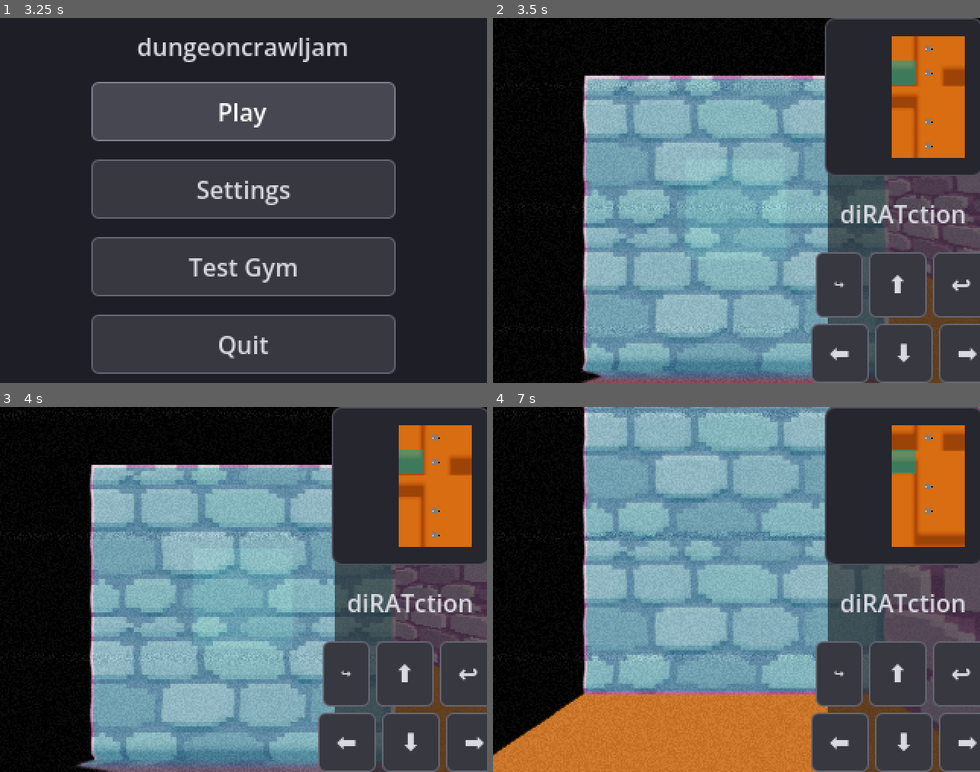
Above: before the commit, frames 1-4 (two rows, left to right).
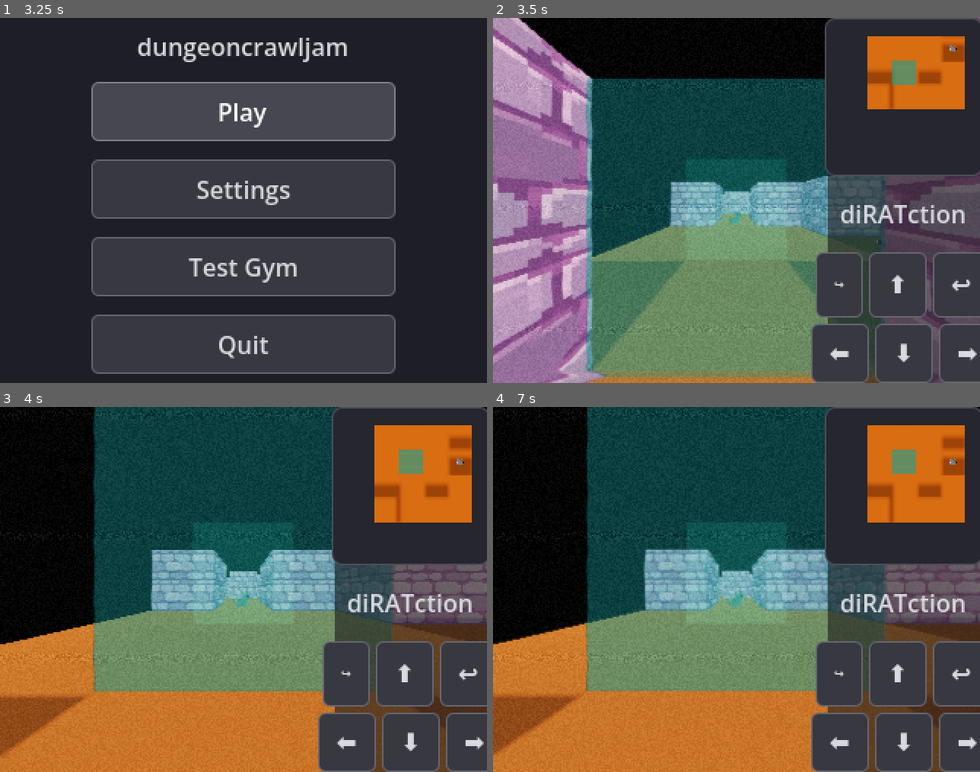
Above: after the commit, the same moments.

Repository: jah2488/dungeoncrawljam2026
Game: Godot game, scene res://scenes/boot_splash.tscn
The game is run twice, just before and just after one commit, with the same random seed, the same clock (stepped at 60 frames per second) and the same inputs.
Inputs (mouse positions are in pixels of both pictures, inside the frame that each line leads up to):
- Up to frame 1 (3.25 s): tap Enter (ui_accept) at 0.5, 0.77, 1.25, 1.52 s; move the mouse to (350, 182) at 0.52 s; hold D (move_right) 0.53-1.28 s; tap Space (interact) at 0.6, 1.35, 2.1 s; click (350, 182) at 0.67 s; move the mouse to (146, 218) at 1.27 s; hold S (move_back) 1.28-2.03 s; move the mouse to (292, 120) at 2.02 s; hold D (move_right) 2.03-2.75 s; click "Play" at 2.75 s
- Up to frame 2 (3.5 s): no input
- Up to frame 3 (4 s): move the mouse to (219, 662) at 3.52 s; hold W (move_forward) from 3.53 s (still down); tap Space (interact) at 3.6 s; click (219, 662) at 3.67 s; tap Enter (ui_accept) at 3.77 s
- Up to frame 4 (7 s): move the mouse to (882, 644) at 4.27 s; release W (move_forward) at 4.28 s; hold A (move_left) 4.28-5.78 s; tap Space (interact) every 0.75 s from 4.35 to 6.6 s; tap Enter (ui_accept) at 4.52, 5.27, 6.77 s; move the mouse to (590, 534) at 5.02 s; move the mouse to (760, 589) at 5.77 s; hold S (move_back) 5.78-6.53 s; click (760, 589) at 5.92 s; move the mouse to (663, 498) at 6.52 s; hold D (move_right) from 6.53 s (still down)

Frame 1 is identical in both runs. In frame 2, 63% of the frame differs, in the area x 0-100%, y 0-100%; in frame 3, 59%; in frame 4, 48%.

Commit message:
Update tile keys and create enemy tile

Diff:
--- /dev/null
+++ b/entities/enemy_tile.tscn
@@ -0,0 +1,15 @@
+[gd_scene format=3 uid="uid://bwxq55v4f0d6o"]
+
+[ext_resource type="Script" uid="uid://dj76pndw814am" path="res://scripts/entities/enemy_tile.gd" id="1_nqkpp"]
+[ext_resource type="Texture2D" uid="uid://yl5sy0jb7iq1" path="res://textures/ratty.png" id="2_nqkpp"]
+
+[node name="EnemyTile" type="Node3D" unique_id=1784573718]
+script = ExtResource("1_nqkpp")
+
+[node name="Sprite3D" type="Sprite3D" parent="." unique_id=1533482902]
+transform = Transform3D(1, 0, 0, 0, 1, 0, 0, 0, 1, 0, 0.8, 0)
+pixel_size = 0.1
+billboard = 1
+double_sided = false
+texture_filter = 0
+texture = ExtResource("2_nqkpp")
--- a/levels/level_01.csv
+++ b/levels/level_01.csv
@@ -1,7 +1,7 @@
 0,0,0,0,0,0,0,0,0,0,0,0,0,0,0
 1,5,1,1,1,0,0,1,1,1,5,0,0,1,1
 1,5,1,1,1,1,0,1,1,1,5,1,1,1,2
-@,T,T,0,0,0,0,1,1,1,5,0,0,1,1
+1,T,T,0,0,0,0,1,1,1,5,0,0,1,1
 1,4,0,4,1,0,0,1,0,0,0,0,0,0,0
 1,4,0,4,1,0,0,1,0,0,0,0,0,4,0
 1,0,0,0,1,0,0,1,1,1,1,0,0,1,3
@@ -12,9 +12,9 @@
 1,0,0,1,1,0,1,5,1,0,1,0,0,0,0
 1,0,1,1,0,0,1,2,1,0,1,0,0,0,0
 1,1,1,0,0,0,0,0,0,0,1,0,0,0,0
-0,1,0,0,0,0,0,0,0,1,1,1,1,1,0
-0,1,0,0,0,0,1,1,1,1,0,0,0,1,0
+0,T,0,0,0,0,0,0,0,1,1,1,1,1,0
+0,E,0,0,0,0,1,1,1,1,0,0,0,1,0
 1,1,1,0,0,0,1,0,0,0,0,1,1,1,1
-1,1,1,3,0,1,1,1,0,0,0,1,1,1,1
-1,1,1,0,0,1,5,1,0,0,0,1,1,5,1
-0,1,0,0,0,1,2,1,0,X,0,1,1,1,1
+1,T,1,3,0,1,1,1,0,0,0,1,1,1,1
+1,1,1,0,0,1,5,1,0,0,0,1,1,X,1
+0,@,0,0,0,1,2,1,0,0,0,1,1,1,1
--- a/scenes/main.tscn
+++ b/scenes/main.tscn
@@ -7,6 +7,7 @@
 [ext_resource type="PackedScene" uid="uid://c8ubs27hihx60" path="res://entities/text_tile.tscn" id="6_85g3d"]
 [ext_resource type="PackedScene" uid="uid://rp01p22xyd63" path="res://entities/unknown-tile.tscn" id="6_choun"]
 [ext_resource type="PackedScene" uid="uid://cq5rpnpyyqw87" path="res://entities/player.tscn" id="6_tipki"]
+[ext_resource type="PackedScene" uid="uid://bwxq55v4f0d6o" path="res://entities/enemy_tile.tscn" id="7_85g3d"]
 [ext_resource type="AudioStream" uid="uid://fxul7gablm1y" path="res://audio/music/RatDungeon.wav" id="7_o6xl0"]
 
 [sub_resource type="ProceduralSkyMaterial" id="sky_mat"]
@@ -72,6 +73,7 @@
 floor_color = Color(0.86407286, 0.4753883, 0.13117146, 1)
 tile_scenes = Dictionary[String, PackedScene]({
 "@": ExtResource("6_tipki"),
+"E": ExtResource("7_85g3d"),
 "T": ExtResource("6_85g3d")
 })
 unknown_tile_scene = ExtResource("6_choun")
--- /dev/null
+++ b/scripts/entities/enemy_tile.gd
@@ -0,0 +1,21 @@
+extends Interactable
+
+class_name EnemyTile
+
+@export var text: String = ""
+
+
+func on_focused() -> void:
+	print("[EnemyTile] ", text)
+
+
+func on_unfocused() -> void:
+	print("[EnemyTile] ...")
+
+
+func on_stepped_on() -> void:
+	print("[EnemyTile] (stepped on) ", text)
+
+
+func interact(choice_id: String = "") -> void:
+	print("[EnemyTile] (interact) ", text)
--- a/scripts/lib/level_generator.gd
+++ b/scripts/lib/level_generator.gd
@@ -6,7 +6,8 @@
 @export var cell_size: float = 4.0
 @export var wall_height: float = 4.0
 @export var wall_thickness: float = 0.1
-@export var wall_character: String = "1"
+@export var wall_character: String = "0"
+@export var ground_character: String = "1"
 
 @export_group("Wall Material")
 @export var wall_texture: Texture2D
@@ -181,7 +182,7 @@
     for row in range(_rows):
         for col in range(_cols):
             var val := _get_cell(row, col)
-            if val.is_empty() or val == "0" or val == wall_character:
+            if val.is_empty() or val == ground_character or val == wall_character:
                 continue
             var scene: PackedScene
             if tile_scenes.has(val):
Not shown: 1 places in entities/unknown-tile.tscn that only renumber resources
Binary file changed: levels/level_01.0.translation
Not shown, added: scripts/entities/enemy_tile.gd.uid
Not shown, changed: textures/ratty.png.import
